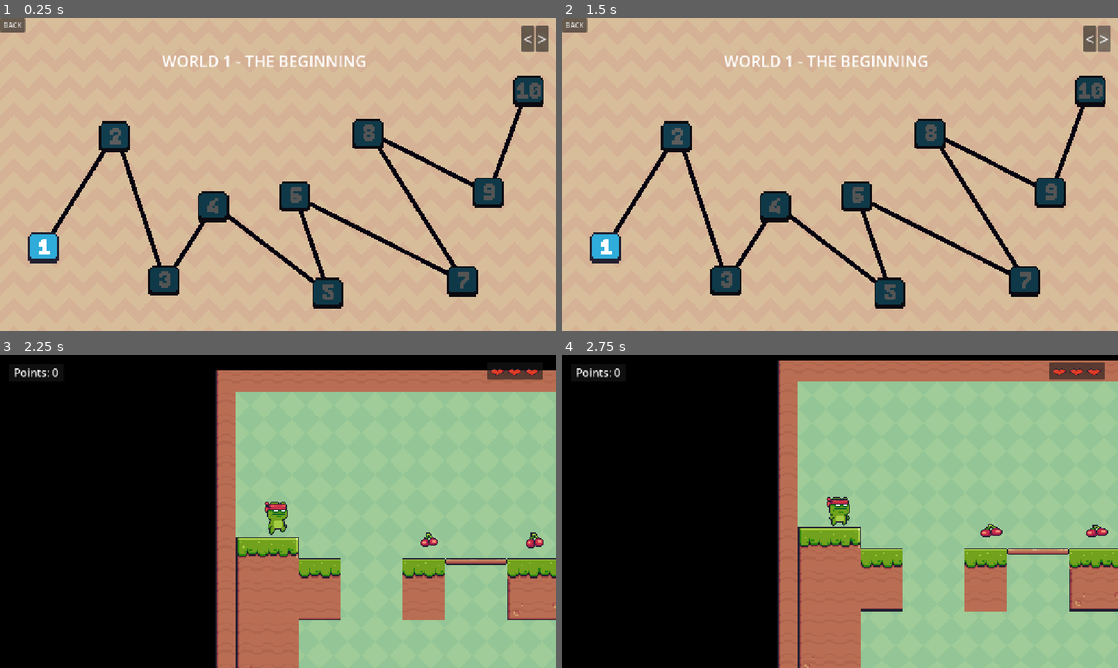
Above: before the commit, frames 1-4 (two rows, left to right).
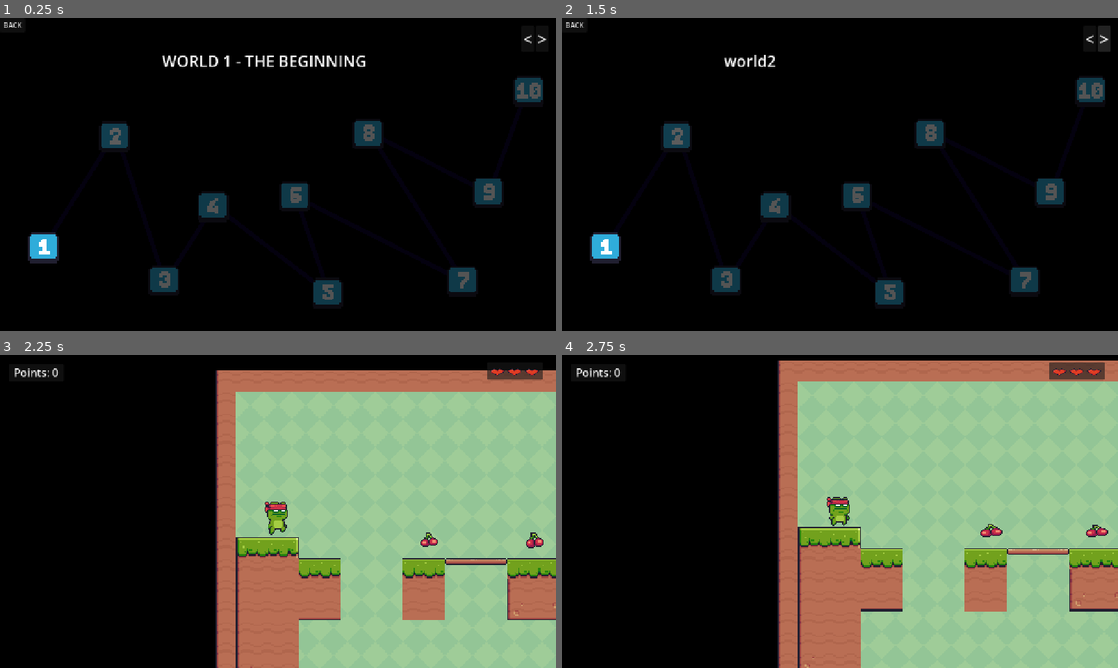
Above: after the commit, the same moments.

Repository: RaphelReji/LarpRun
Game: Godot game, scene res://Scenes/menu/level_select.tscn
Two runs of this game, one before a commit and one after it. Both use one fixed random seed, a clock stepped at 60 frames per second and the inputs below. This scene is started directly instead of the project's main scene.
Inputs (mouse positions are in pixels of both pictures, inside the frame that each line leads up to):
- Up to frame 1 (0.25 s): no input
- Up to frame 2 (1.5 s): click "<" at 0.5 s; click ">" at 1.25 s
- Up to frame 3 (2.25 s): click (44, 583) at 2 s
- Up to frame 4 (2.75 s): no input

The runs differ from the first frame. In frame 1, 92% of the frame differs, in the area x 0-100%, y 0-100%; in frame 2, 92%; in frame 3, nothing differs; in frame 4, nothing differs.

Commit message:
added the 5 world path code

Diff:
--- a/larp-run/Scenes/menu/level_select.gd
+++ b/larp-run/Scenes/menu/level_select.gd
@@ -1,14 +1,26 @@
 extends Control
+
 
 var current_world = 1
 
 func _on_next_world_btn_pressed():
-	current_world += 1
-	print(current_world)
+	if current_world < 5:
+		current_world += 1
+		print(current_world)
+	update_world_title()
+func _on_previous_world_btn_pressed():
+	if current_world >1:
+		current_world -= 1
+		print(current_world)
+		update_world_title()
 
-func _on_previous_world_btn_pressed():
-	current_world -= 1
-	print(current_world)
+func update_world_title():
+	$WorldTitle.text="world" + str(current_world)
+	var first_level = (current_world -1) * 10 + 1
+	for i in range(10):
+		var button = $MapPath/LevelButtons.get_child(i)
+		button.tooltip_text = "Level" + str(first_level + 1)
+		$Background.modulate = Color("#55515f")
 
 
 # Called when the node enters the scene tree for the first time.
--- a/larp-run/Scenes/menu/level_select.tscn
+++ b/larp-run/Scenes/menu/level_select.tscn
@@ -1,7 +1,6 @@
 [gd_scene format=3 uid="uid://bmtwd7fadlglc"]
 
 [ext_resource type="Script" uid="uid://rf7ygqij4q0m" path="res://Scenes/menu/level_select.gd" id="1_1q73p"]
-[ext_resource type="Texture2D" uid="uid://lh2m7iophjpo" path="res://Assets/Background/Brown.png" id="2_wtaar"]
 [ext_resource type="Texture2D" uid="uid://ckracc2aabhaf" path="res://Assets/Menu/Levels/01.png" id="3_650x2"]
 [ext_resource type="Script" uid="uid://dai0vtjoc0lfv" path="res://Scenes/menu/level_1_btn.gd" id="4_1q73p"]
 [ext_resource type="Texture2D" uid="uid://c3tklax1kj1wu" path="res://Assets/Menu/Levels/02.png" id="5_ty75k"]
@@ -31,7 +30,6 @@
 anchor_bottom = 1.0
 grow_horizontal = 2
 grow_vertical = 2
-texture = ExtResource("2_wtaar")
 stretch_mode = 1
 
 [node name="MapPath" type="Node2D" parent="." unique_id=1701720417]
@@ -229,3 +227,5 @@
 [connection signal="pressed" from="MapPath/LevelButtons/LevelBtn2" to="MapPath/LevelButtons/LevelBtn1" method="_on_level_btn_2_pressed"]
 [connection signal="pressed" from="MapPath/LevelButtons/LevelBtn3" to="MapPath/LevelButtons/LevelBtn1" method="_on_level_btn_3_pressed"]
 [connection signal="pressed" from="MapPath/LevelButtons/LevelBtn4" to="MapPath/LevelButtons/LevelBtn1" method="_on_level_btn_4_pressed"]
+[connection signal="pressed" from="HBoxContainer/PreviousWorldBtn" to="." method="_on_previous_world_btn_pressed"]
+[connection signal="pressed" from="HBoxContainer/NextWorldBtn" to="." method="_on_next_world_btn_pressed"]
